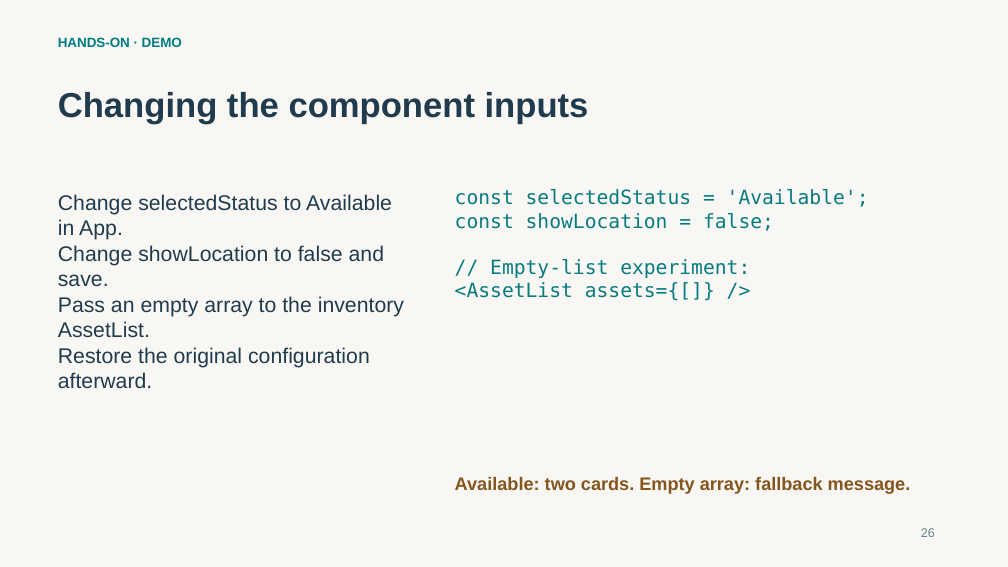
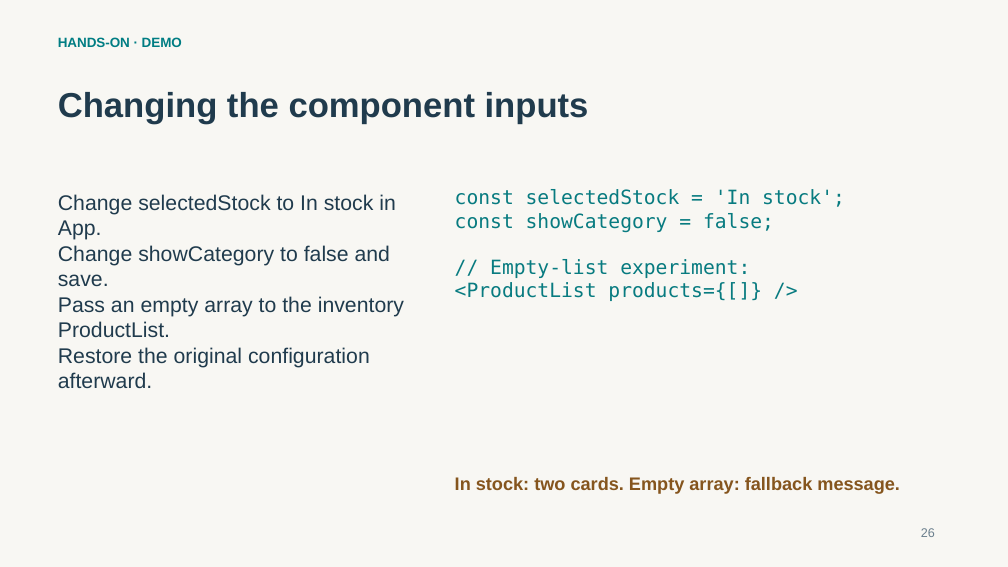
Before and after one commit to thesubhaprasad/tcs-sme-reactjs-learning, a slide deck: slide 26 of training/day-2/2_ReactJS_Day_Two_Subha_Prasad.pptx. Drawn at 1008x567 pixels with LibreOffice and Linux fonts; fonts in the diff are those of the drawing. Boxes give left, top, right and bottom in pixels: in the first picture for what was removed or moved away, otherwise in the second. Text is boxed around its words. In the diff, an @@ line names an element or a change of style, - is before the commit and + after.

Commit message:
Use Product Catalog for Day 2 components and training

```diff
--- a/training/day-2/2_ReactJS_Day_Two_Subha_Prasad.pptx
+++ b/training/day-2/2_ReactJS_Day_Two_Subha_Prasad.pptx
@@ text at bbox=[58, 194, 404, 337]: text changed @@
-Change selectedStatus to Available in App.
-Change showLocation to false and save.
-Pass an empty array to the inventory AssetList.
+Change selectedStock to In stock in App.
+Change showCategory to false and save.
+Pass an empty array to the inventory ProductList.
@@ text at bbox=[455, 189, 845, 233]: text changed @@
-const selectedStatus = 'Available';
-const showLocation = false;
+const selectedStock = 'In stock';
+const showCategory = false;
@@ text at bbox=[455, 282, 762, 301]: text changed @@
-<AssetList assets={[]} />
+<ProductList products={[]} />
@@ text at bbox=[455, 477, 900, 494]: text changed @@
-Available: two cards. Empty array: fallback message.
+In stock: two cards. Empty array: fallback message.
```
Also in this commit, not shown: 24 other slides changed, 23 other files.
